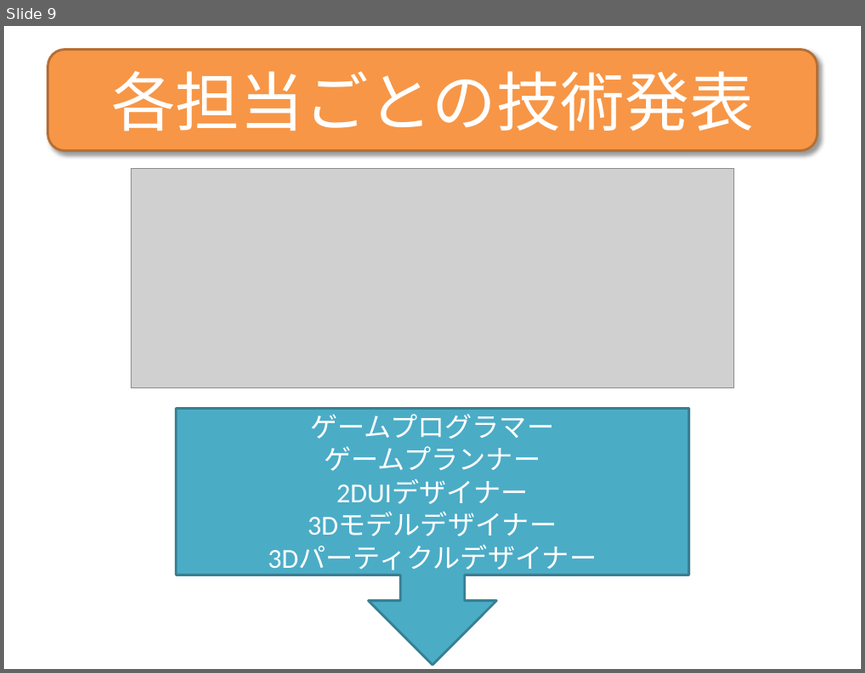
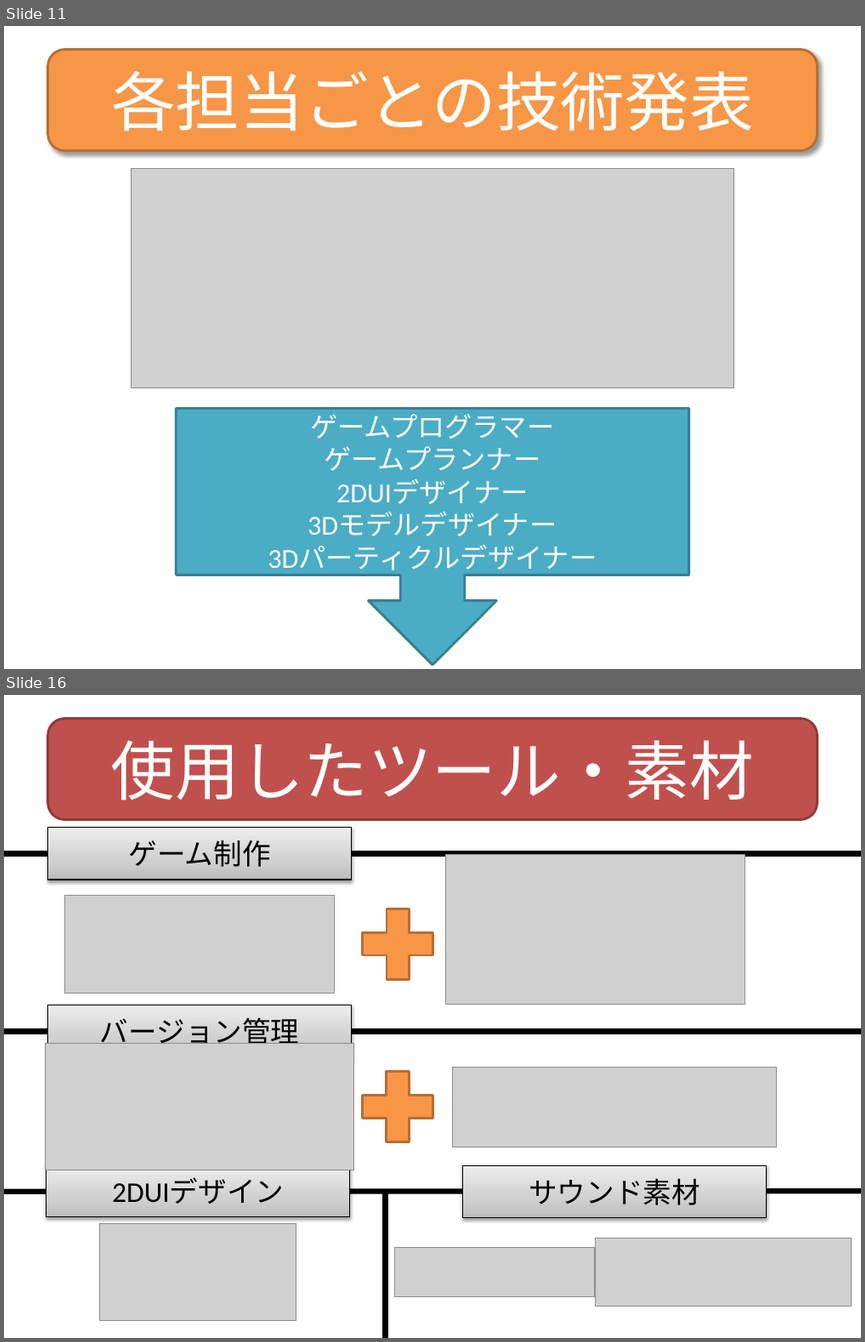
Before and after one commit to TeamNogic/Nogic, a slide deck: プレゼン/Nogic.pptx. Shown one above the other, each under a label of ours: slide 9 before the commit, slides 11 and 16 after it; the slides between them are not shown. The pictures are 865x673 and 865x1342 pixels, drawn with LibreOffice and Linux fonts; fonts in the diff are those of the drawing; grey boxes stand for pictures. Boxes give left, top, right and bottom in pixels: in the first picture for what was removed or moved away, otherwise in the second. Text is boxed around its words. In the diff, an @@ line names an element or a change of style, - is before the commit and + after.

```diff
--- a/プレゼン/Nogic.pptx
+++ b/プレゼン/Nogic.pptx
@@ slide 16 added at [4, 695, 861, 1338], background #FFFFFF @@
@@ rounded rectangle added at [47, 718, 817, 819], fill #C0504D, outline #8E3B39 2 pt, 54 pt, text #FFFFFF @@
+使用したツール・素材
@@ rectangle added at [47, 828, 351, 880], fill gradient #BDBDBD to #D1D1D1 to #EEEEEE, outline #000000 0.75 pt, 24 pt, text #000000 @@
+ゲーム制作
@@ line added from (4, 853) to (861, 853), #000000 4.5 pt @@
@@ picture added at [446, 854, 745, 1004] @@
@@ picture added at [65, 895, 335, 993] @@
@@ plus sign added at [350, 896, 446, 992], fill #F79646, outline #B76F34 2 pt @@
@@ rectangle added at [47, 1004, 351, 1056], fill gradient #BDBDBD to #D1D1D1 to #EEEEEE, outline #000000 0.75 pt, 24 pt, text #000000 @@
+バージョン管理
@@ line added from (4, 1031) to (861, 1031), #000000 4.5 pt @@
@@ picture added at [45, 1043, 353, 1169] @@
@@ plus sign added at [349, 1058, 445, 1154], fill #F79646, outline #B76F34 2 pt @@
@@ picture added at [452, 1066, 776, 1146] @@
@@ rectangle added at [46, 1164, 349, 1217], fill gradient #BDBDBD to #D1D1D1 to #EEEEEE, outline #000000 0.75 pt, 24 pt, text #000000 @@
+2DUIデザイン
@@ rectangle added at [462, 1165, 766, 1218], fill gradient #BDBDBD to #D1D1D1 to #EEEEEE, outline #000000 0.75 pt, 24 pt, text #000000 @@
+サウンド素材
@@ line added from (4, 1191) to (861, 1191), #000000 4.5 pt @@
@@ line added from (386, 1338) to (386, 1191), #000000 4.5 pt @@
@@ picture added at [100, 1224, 296, 1320] @@
@@ picture added at [395, 1247, 595, 1297] @@
@@ picture added at [596, 1237, 851, 1306] @@
@@ what was slide 9 is now slide 11 @@
```
Also in this commit, not shown: 2 slides changed, 6 other slides added, 15 other files.
